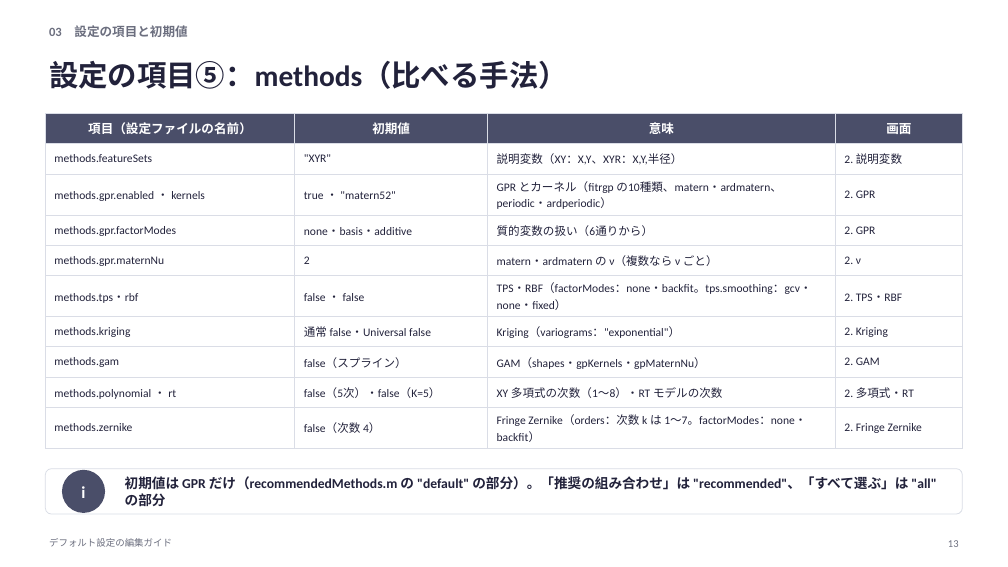
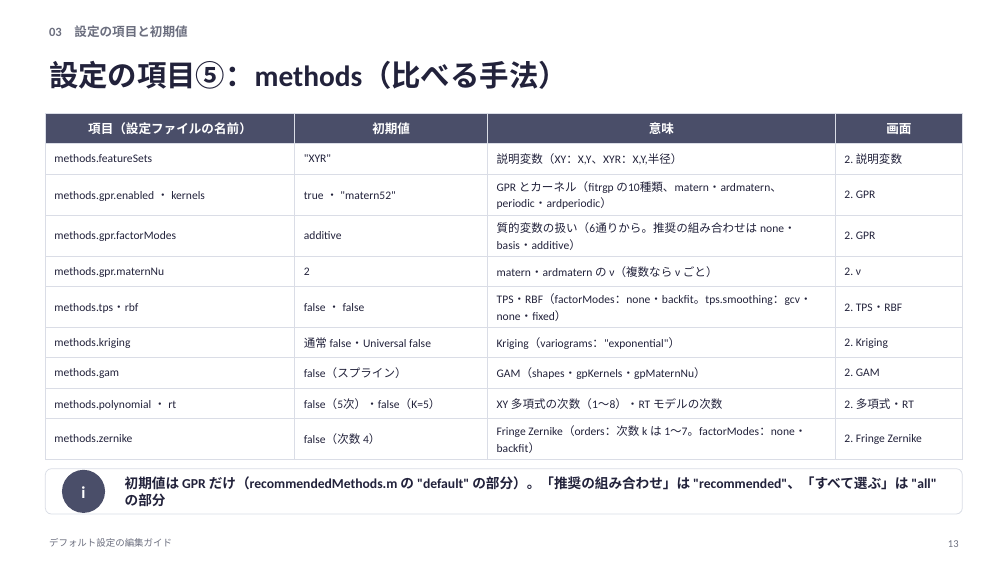
Before and after one commit to rsakamoto-0824/alignment-estimation-benchmark, a slide deck: slide 13 of matlab_app/docs/defaults_guide/デフォルト設定の編集ガイド.pptx. Drawn at 1008x567 pixels with LibreOffice and Linux fonts; fonts in the diff are those of the drawing. Boxes give left, top, right and bottom in pixels: in the first picture for what was removed or moved away, otherwise in the second. Text is boxed around its words. In the diff, an @@ line names an element or a change of style, - is before the commit and + after.

```diff
--- a/matlab_app/docs/defaults_guide/デフォルト設定の編集ガイド.pptx
+++ b/matlab_app/docs/defaults_guide/デフォルト設定の編集ガイド.pptx
@@ table at [45, 113, 963, 457] @@
-row 4, column 2: none・basis・additive
+row 4, column 2: additive
-row 4, column 3: 質的変数の扱い（6通りから）
+row 4, column 3: 質的変数の扱い（6通りから。推奨の組み合わせは none・basis・additive）
```
Also in this commit, not shown: 6 other slides changed, 44 other files.
